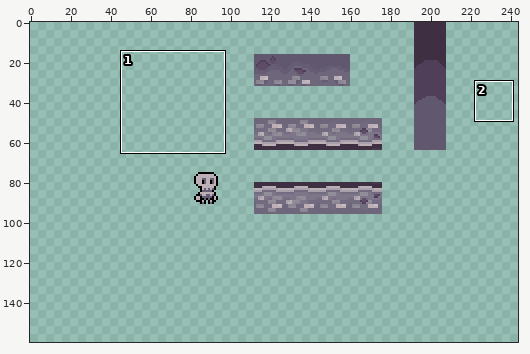
A pixel-art file gets an edit: Menu Loot e Lunch/tilemapdark.ase. The picture above shows the old version from afar; the outline marks the close-up.
Close-up. First the earlier version:
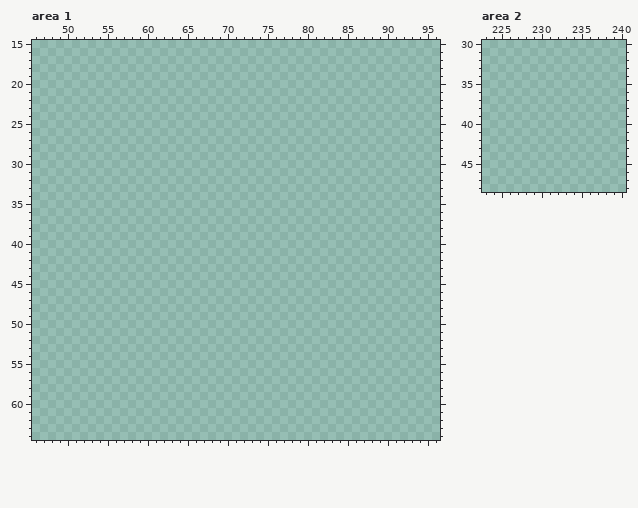
320x180 pixels, 1 frame. Colours within 5 levels of each other are drawn and written as one. Shown: area 1: x 46..96, y 15..64; area 2: x 223..240, y 30..48. The old version is drawn lined up with the new one. The wide view leaves out empty margins. The commit also changed other parts of the picture, which this record leaves out.
Now the later version:
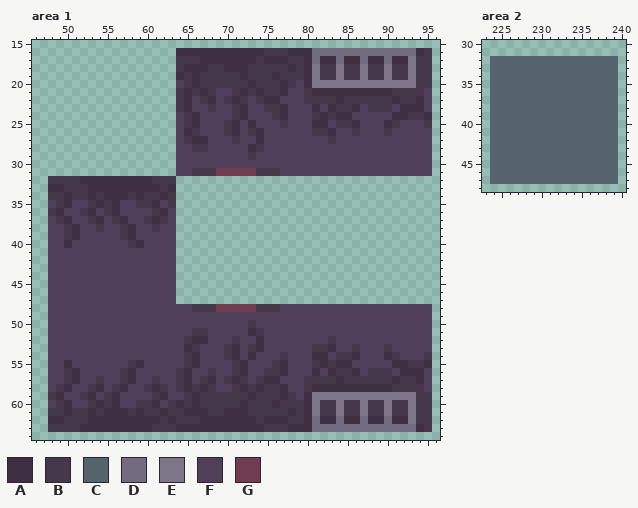
Palette (. is transparent): A #3e3042  B #45384b  C #57646e  D #736b80  E #7d7688  F #503f58  G #6f3c50
Change:
drawings rearranged on the sheet (the old picture shows each at its new place; 5 dropped ones are not shown)
Area 1:
y 16: x 64..95 ................................ -> AAAAAAAAAAABBBAAADDDDDDDDDDDDDAB
y 17: x 64..95 ................................ -> BBBAAAAAAABAAABBADAADAADAADAAEBB
y 18: x 64..95 ................................ -> BAAABBAAABBBBBABAEBBEBBEBBEBBEBB
y 19: x 64..95 ................................ -> ABABBBBBABBBABBBAEBBEBBEBBEBBEBB
y 20: x 64..95 ................................ -> FBABBBBBBABBBABFAEEEEEEEEEEEEEBB
y 21: x 64..95 ................................ -> BABABFFBABABBAFFBAAAAAAAAAABBBBF
y 22: x 64..95 ................................ -> BAFBAFBABFBAAFFFBBBBABBBBBBABBAF
y 23: x 64..95 ................................ -> BAFFBFFBAFFBBAFFFAFABBAFBBBFAAAF
y 24: x 64..95 ................................ -> FBAFFFFBAFFFBAFFFBABAAFFFFFAABBA
y 25: x 64..95 ................................ -> FBAFFFBAFAFFFBFFFAAFBBAFFFABFFFB
y 26: x 64..95 ................................ -> FABFFFBAFBAFFFFFFBBAFFBFFFBFFFFF
y 27: x 64..95 ................................ -> FBAAFFFBFFAFFFFFFFFBFFFFFFFFFFFF
y 28: x 64..95 ................................ -> FFBBFFFFFABFFFFFFFFFFFFFFFFFFFFF
y 29: x 64..95 ................................ -> FFFFFFFFFBFFFFFFFFFFFFFFFFFFFFFF
y 30: x 64..95 ................................ -> FFFFFFFFFFFFFFFFFFFFFFFFFFFFFFFF
y 31: x 64..95 ................................ -> FFBBBGGGGGBBBFFFFFFFFFFFFFFFFFFF
y 32: x 48..63 ................ -> BBBBAAAAAAAAABBB
y 33: x 48..63 ................ -> AABBBAAAAAAAAABA
y 34: x 48..63 ................ -> BBABBABAAABABBAB
y 35: x 48..63 ................ -> FBAFFBABAFFBBAFB
y 36: x 48..63 ................ -> BAFFBAFBAFFFFBAF
y 37: x 48..63 ................ -> FBAFFBAFBAFFBABF
y 38: x 48..63 ................ -> FFBAFFBFFBAFFBFF
y 39: x 48..63 ................ -> FFBAFFFFFBAFFFFF
y 40: x 48..63 ................ -> FFAFFFFFFFBAFFFF
y 41..47: x 48..63 ................ -> FFFFFFFFFFFFFFFF
y 48: x 48..95 ................................................ -> FFFFFFFFFFFFFFFFFFBBBGGGGGBBBFFFFFFFFFFFFFFFFFFF
y 49: x 48..95 ................................................ -> FFFFFFFFFFFFFFFFFFFFFFFFFFFFFFFFFFFFFFFFFFFFFFFF
y 50: x 48..95 ................................................ -> FFFFFFFFFFFFFFFFFFFFFFFFFBFFFFFFFFFFFFFFFFFFFFFF
y 51: x 48..95 ................................................ -> FFFFFFFFFFFFFFFFFFBBFFFFFABFFFFFFFFFFFFFFFFFFFFF
y 52: x 48..95 ................................................ -> FFFFFFFFFFFFFFFFFBAAFFFBFFAFFFFFFFFBFFFFFFFFFFFF
y 53: x 48..95 ................................................ -> FFFFFFFFFFFFFFFFFABFFFBAFBAFFFFFFBBAFFBFFFBFFFFF
y 54: x 48..95 ................................................ -> FFFFFFFFFFFFFFFFFBAFFFBAFAFFFBFFFAAFBBAFFFABFFFB
y 55: x 48..95 ................................................ -> FFAFFFFFFFBAFFFFFBAFFFFBAFFFBAFFFBABAAFFFFFAABBA
y 56: x 48..95 ................................................ -> FFBAFFFFFBAFFFFFBAFFBFFBAFFBBAFFFAFABBAFBBBFAAAF
y 57: x 48..95 ................................................ -> FFBAFFBFFBAFFBFFBAFBAFBABFBAAFFFBBBBABBBBBBABBAF
y 58: x 48..95 ................................................ -> FBAFFBAFBAFFBABFBABABFFBABABBAFFBAAAAAAAAAABBBBF
y 59: x 48..95 ................................................ -> BAFFBAFBAFFFFBAFFBABBBBBBABBBABFAEEEEEEEEEEEEEBB
y 60: x 48..95 ................................................ -> FBAFFBABAFFBBAFBABABBBBBABBBABBBAEBBEBBEBBEBBEBB
y 61: x 48..95 ................................................ -> BBABBABAAABABBABBAAABBAAABBBBBABAEBBEBBEBBEBBEBB
y 62: x 48..95 ................................................ -> AABBBAAAAAAAAABABBBAAAAAAABAAABBADAADAADAADAAEBB
y 63: x 48..95 ................................................ -> BBBBAAAAAAAAABBBAAAAAAAAAAABBBAAADDDDDDDDDDDDDAB
Area 2:
y 32..47: x 224..239 ................ -> CCCCCCCCCCCCCCCC
